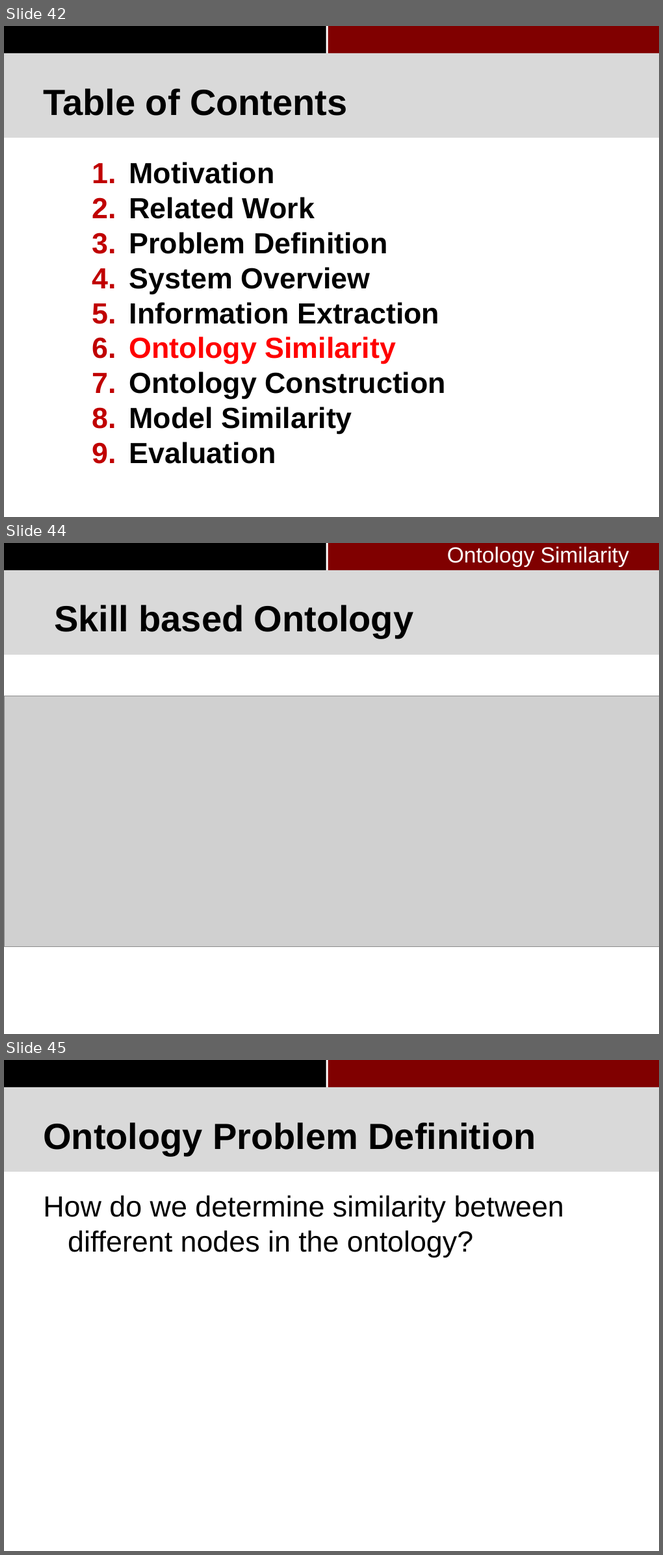
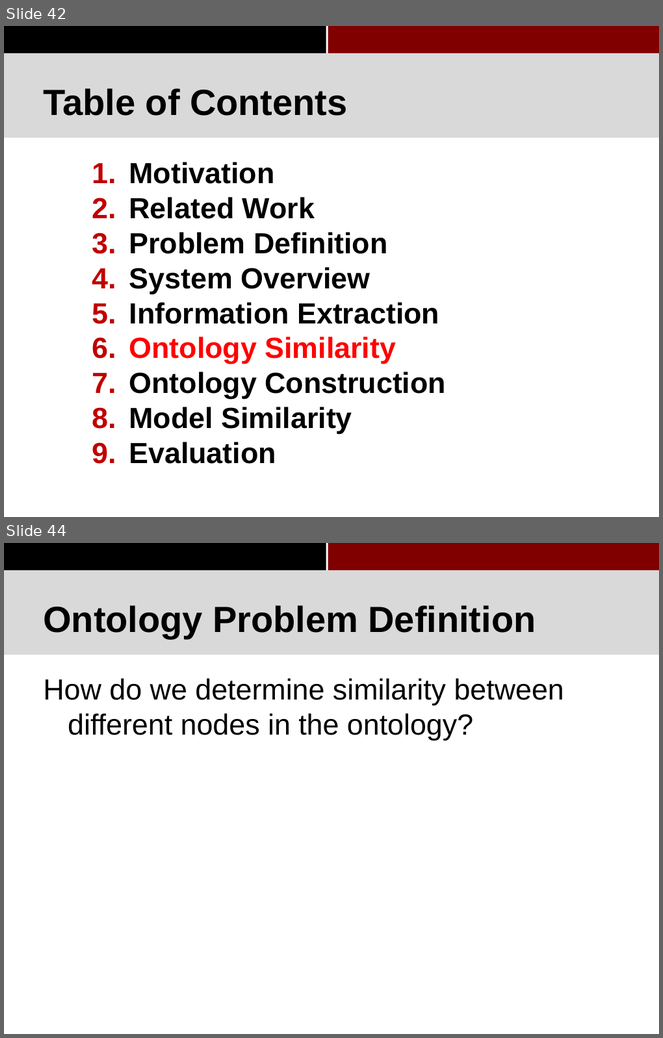
Before and after one commit to pkushiqiang/thesis, a slide deck: media/Master's thesis-4.pptx. Shown one above the other, each under a label of ours: slides 42, 44 and 45 before the commit, slides 42 and 44 after it; the slides between them are not shown. The pictures are 663x1555 and 663x1038 pixels, drawn with LibreOffice and Linux fonts; fonts in the diff are those of the drawing; grey boxes stand for pictures; background and template pictures are left out. Boxes give left, top, right and bottom in pixels: in the first picture for what was removed or moved away, otherwise in the second. Text is boxed around its words. In the diff, an @@ line names an element or a change of style, - is before the commit and + after.

```diff
--- a/media/Master's thesis-4.pptx
+++ b/media/Master's thesis-4.pptx
@@ slide 44 removed at bbox=[4, 543, 659, 1034], background #FFFFFF; not listed: 3 template elements that a slide beside it also shows @@
@@ text removed at bbox=[447, 546, 629, 567] @@
-Ontology Similarity
@@ title removed at bbox=[54, 605, 414, 637] @@
-Skill based Ontology
@@ picture removed at bbox=[4, 696, 659, 947] @@
@@ what was slide 45 is now slide 44 @@
```
Also in this commit, not shown: 9 slides changed, 1 other slide removed, 2 other files.
